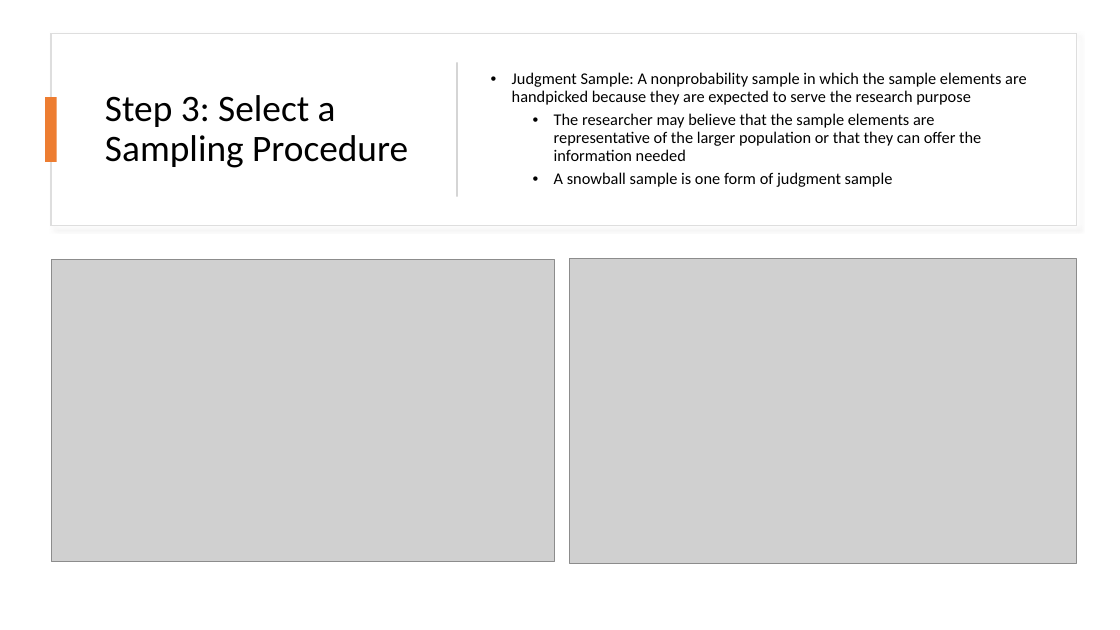
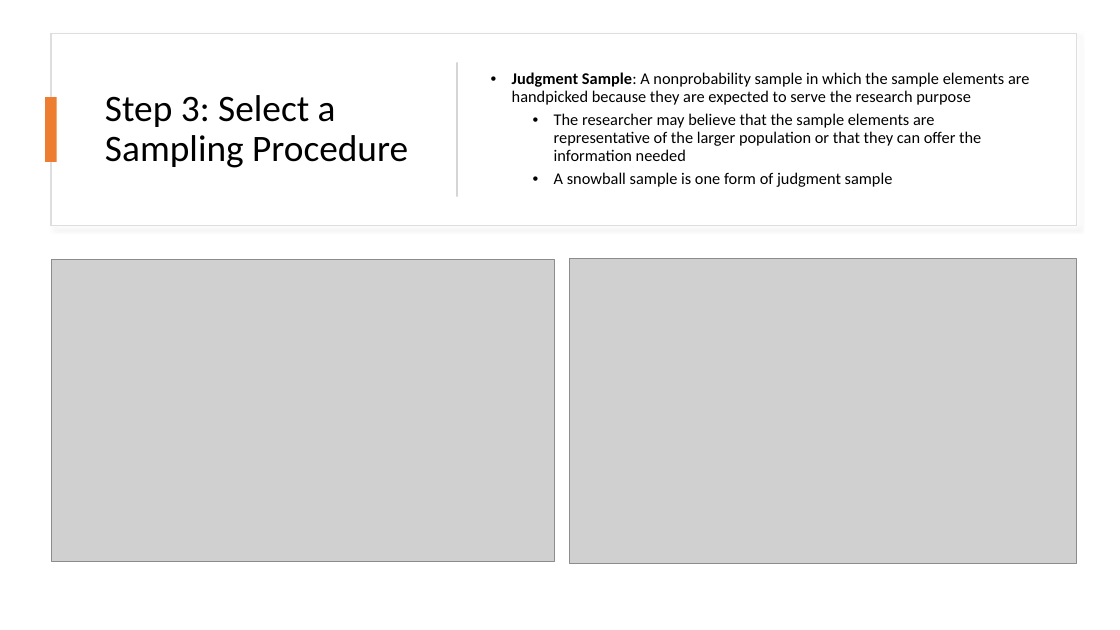
Before and after one commit to mikenguyen13/mar4050_S23_2, a slide deck: slide 17 of lectures/6/2_Questionnaire Analysis.pptx. Drawn at 1120x630 pixels with LibreOffice and Linux fonts; fonts in the diff are those of the drawing; grey boxes stand for pictures. Boxes give left, top, right and bottom in pixels: in the first picture for what was removed or moved away, otherwise in the second. Text is boxed around its words. In the diff, an @@ line names an element or a change of style, - is before the commit and + after.

```diff
--- a/lectures/6/2_Questionnaire Analysis.pptx
+++ b/lectures/6/2_Questionnaire Analysis.pptx
@@ text at (x1=512, y1=72, x2=1029, y2=105): bold on in "Judgment Sample:" @@
```
Also in this commit, not shown: 2 other slides changed.
